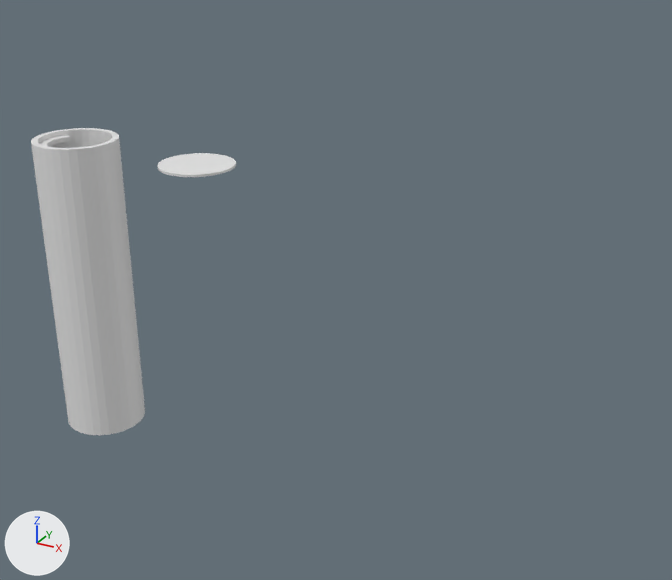
A saved change to the Blender file Forest/house/AM_tree-house-v4.blend.
Both versions are drawn from a camera (50 mm lens) standing at (263.0, -317.0, 260.0) and looking at (83.0, 11.0, 96.0). The axes (+X, +Y, +Z) are drawn at lower left. The lights are the same throughout.

In view in the first picture: 'FloorBase', 'Tree'.
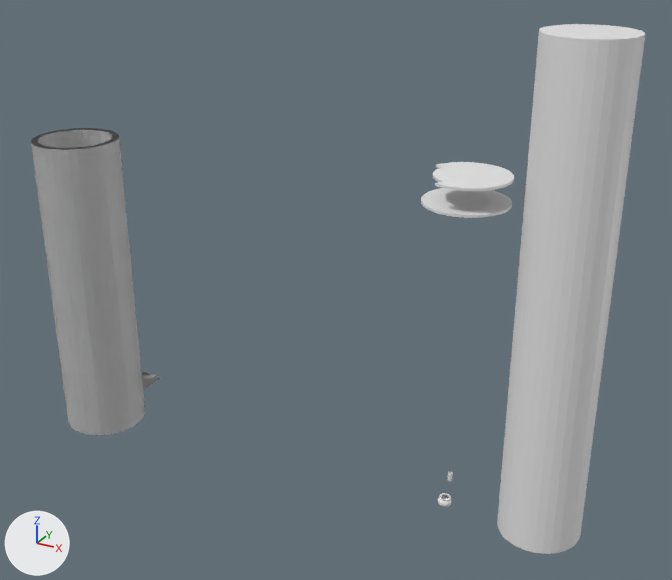
Pixel boxes (x1, y1, x2, y2) of what changed, in the pictures (672 x 580 px):
'Cylinder', shown: after (497, 24, 645, 554)
'TreeBark.001', added: after (38, 130, 160, 435)
'FloorBaseV1', added: after (421, 188, 512, 218)
'FloorBase.001', reshaped, moved (not visible before): after (433, 162, 514, 191)
'FloorBase', hidden: before (158, 153, 236, 177)
'Sphere', moved (not visible before): after (438, 493, 452, 507)
'Fiole', added: after (448, 472, 453, 482)
part 1 of me_cylinder_001, cut back: before (39, 135, 71, 147)

The edits, one by one:
me_cylinder_001 is used by ob_tree; location (-50.0, 0.0, 75.0); scale (20.0, 20.0, 75.0).
me_cylinder_001 had 3142 vertices, 2949 faces and spanned x -1.0..1.0, y -1.0..1.0, z -1.0..1.0.
me_cylinder_001 now has 3148 vertices, 2981 faces and spans x -1.0..1.0, y -1.0..1.72, z -1.0..1.0.
Part 1, on me_cylinder_001:
46 vertices are removed from x -0.65..-0.35, y -0.55..0.38, z 0.94..0.97.
40 faces are deleted.
8 new faces join them.
Mesh me_cylinder_002 is new.
It is a copy of me_cylinder_005.
Mesh me_cylinder_004 is new.
It has 3275 vertices, 3038 faces and spans x -1.0..1.0, y -1.0..1.72, z -1.0..1.0.
Mesh me_sphere_002 is new.
It has 642 vertices, 672 faces and spans x -1.0..1.0, y -1.0..1.0, z -1.0..3.2.
Object 'Cylinder' (ob_cylinder) moves from (-50.0, 0.0, 115.0) to (185.0, 0.0, 115.0).
Object 'Cylinder' (ob_cylinder) is now shown.
Object 'FloorBase' (ob_floorbase) now shows me_cylinder_005 instead of me_cylinder_003.
Object 'FloorBase' (ob_floorbase) moves from (20.0, 0.0, 147.0) to (-50.0, 0.0, 65.0).
Object 'FloorBase' (ob_floorbase) turns from (0, 0, 0) to (0, 0, 12) degrees about x, y and z.
Object 'FloorBase' (ob_floorbase) is now hidden.
Object 'FloorBase.001' (ob_floorbase_001) now shows me_cylinder_002 instead of me_cylinder_005.
Object 'FloorBase.001' (ob_floorbase_001) moves from (-50.0, 0.0, 65.0) to (145.0, 0.0, 160.0).
Object 'Sphere' (ob_sphere) moves from (-62.0, -5.0, 17.0) to (145.0, -5.0, 17.0).
Object 'TreeBark.001' (ob_treebark_001) is new; it shows me_cylinder_004.
Its location is (-50.0, 0.0, 75.0).
Its scale is (20.0, 20.0, 75.0).
Object 'Fiole' (ob_fiole) is new; it shows me_sphere_002.
Its location is (145.0, 0.0, 25.0).
Object 'FloorBaseV1' (ob_floorbasev1) is new; it shows me_cylinder_003.
Its location is (145.0, 0.0, 150.0).
Its scale is (17.0, 17.0, 0.5).
